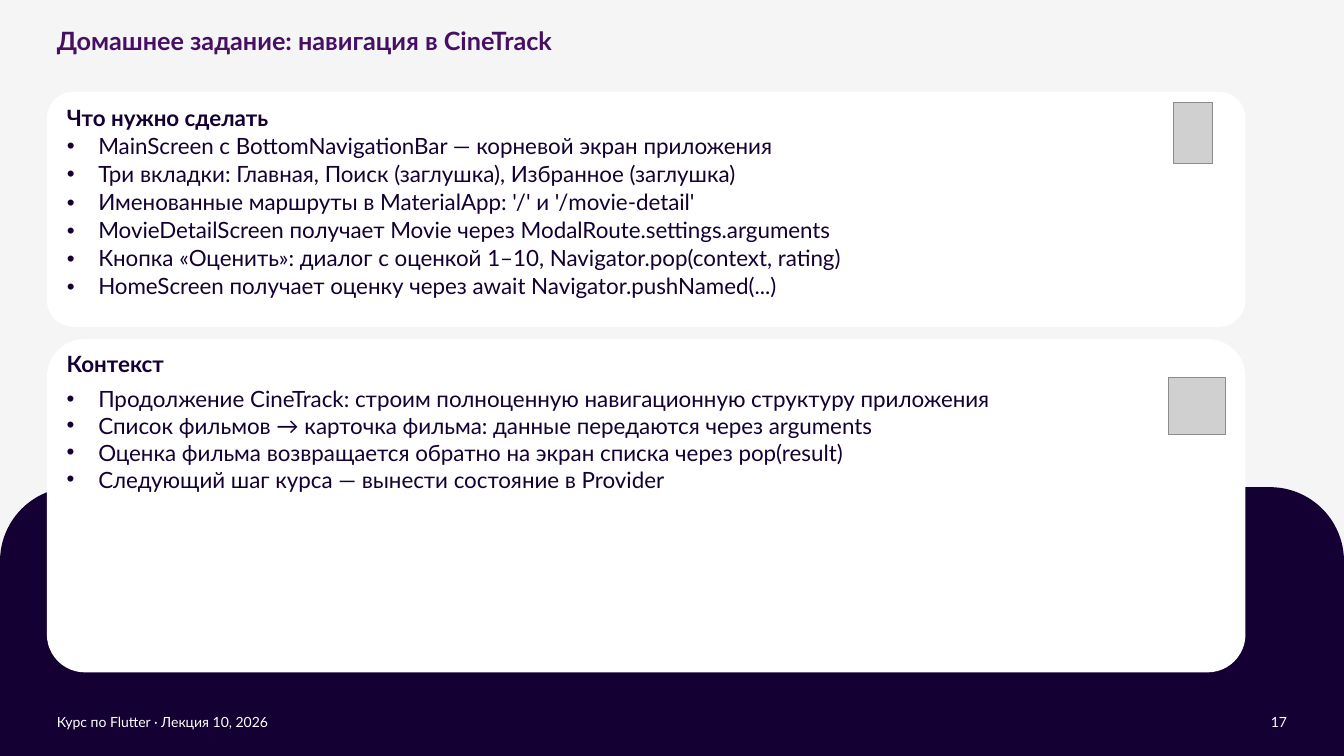
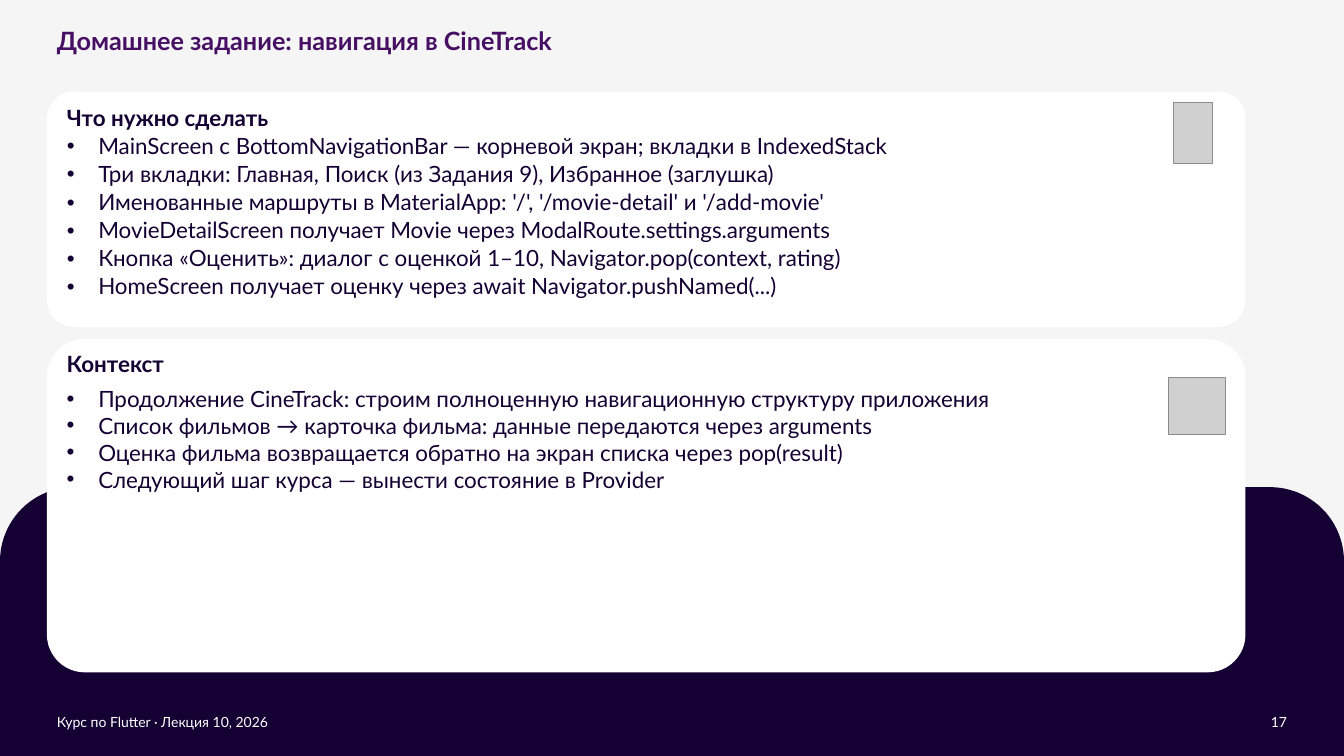
Before and after one commit to xander9112/university_flutter_course, a slide deck: slide 17 of Лекция 10 - Навигация и передача данных/Лекция 10 - Навигация и передача данных.pptx. Drawn at 1344x756 pixels with LibreOffice and Linux fonts; fonts in the diff are those of the drawing; grey boxes stand for pictures; background and template pictures are left out. Boxes give left, top, right and bottom in pixels: in the first picture for what was removed or moved away, otherwise in the second. Text is boxed around its words. In the diff, an @@ line names an element or a change of style, - is before the commit and + after.

```diff
--- a/Лекция 10 - Навигация и передача данных/Лекция 10 - Навигация и передача данных.pptx
+++ b/Лекция 10 - Навигация и передача данных/Лекция 10 - Навигация и передача данных.pptx
@@ text at box(98, 137, 887, 214): text changed @@
-• MainScreen с BottomNavigationBar — корневой экран приложения
-• Три вкладки: Главная, Поиск (заглушка), Избранное (заглушка)
-• Именованные маршруты в MaterialApp: '/' и '/movie-detail'
+• MainScreen с BottomNavigationBar — корневой экран; вкладки в IndexedStack
+• Три вкладки: Главная, Поиск (из Задания 9), Избранное (заглушка)
+• Именованные маршруты в MaterialApp: '/', '/movie-detail' и '/add-movie'
```
Also in this commit, not shown: 2 other files.
